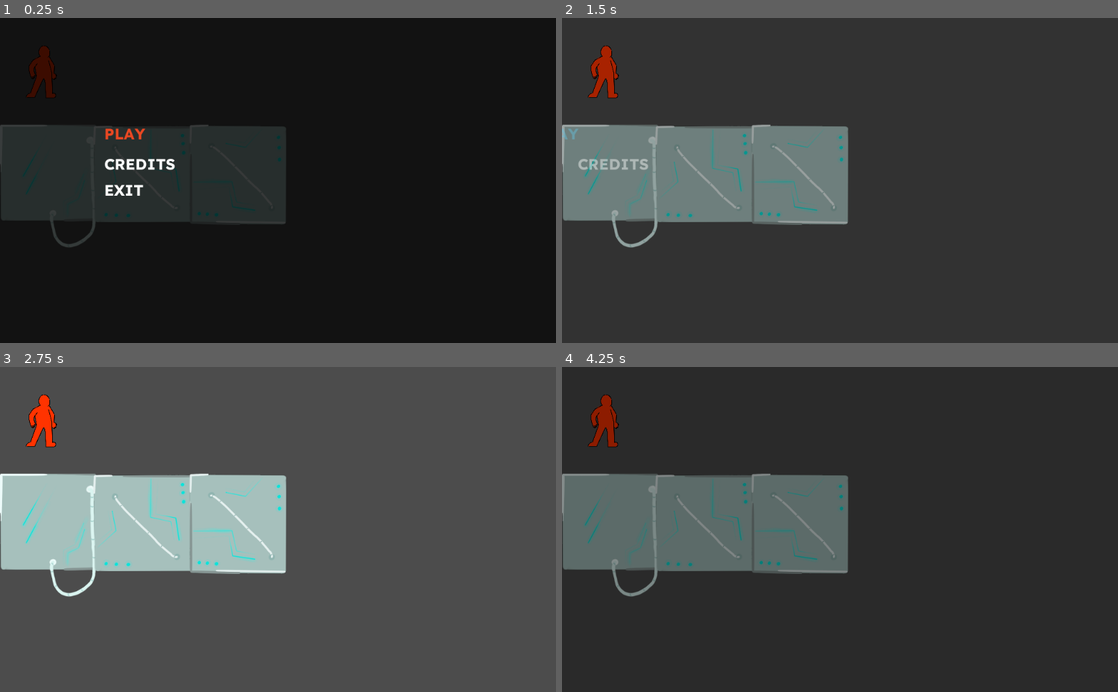
Above: before the commit, frames 1-4 (two rows, left to right).
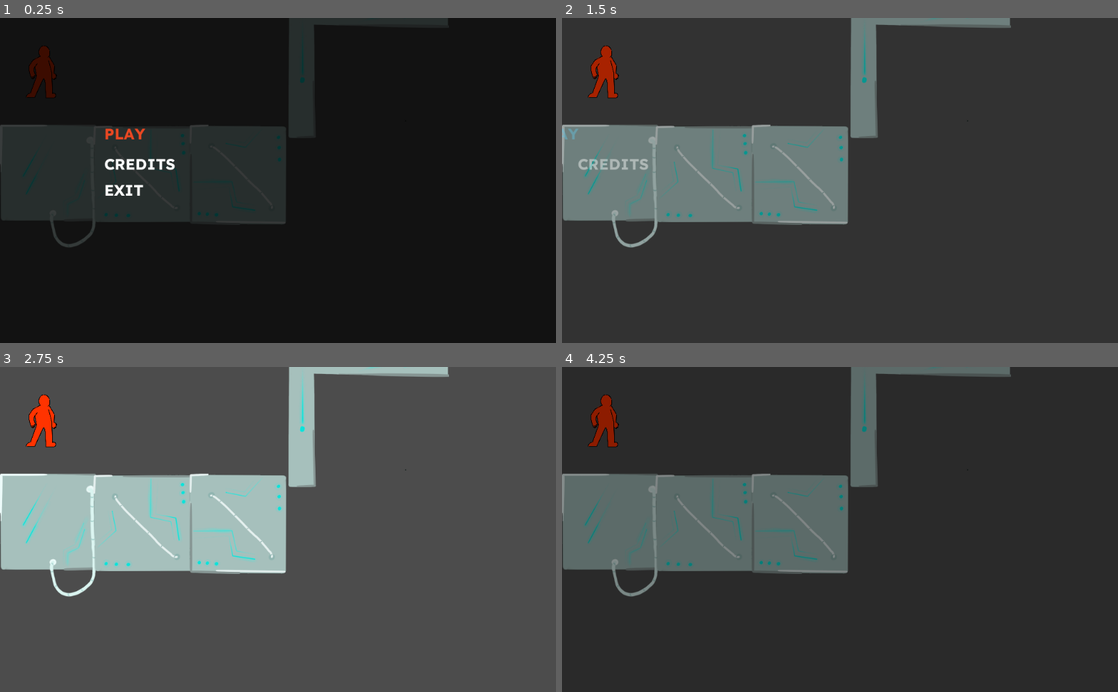
Above: after the commit, the same moments.

Repository: gobggj2022/GGJ-
Game: Godot game, scene res://src/Main/Game.tscn
Same seed, same stepped clock (60 frames per second), same inputs: the game is played once before the commit and once after it.
Inputs:
- Up to frame 1 (0.25 s): no input
- Up to frame 2 (1.5 s): click "PLAY" at 0.5 s; click "PLAY" at 1.25 s
- Up to frame 3 (2.75 s): hold Right (ui_right) from 2.03 s (still down); tap Space (ui_select) at 2.1, 2.27, 2.57 s
- Up to frame 4 (4.25 s): tap Enter at 2.75 s; tap Space (ui_select) at 2.85, 3.02, 3.32, 3.6 s; release Right (ui_right) at 3.53 s; hold Left (ui_left) from 3.53 s (still down)

The runs differ from the first frame. In frame 1, 2.1% of the frame differs, in the area x 52-81%, y 0-37%; in frame 2, 2.4%; in frame 3, 2.4%, in the area x 51-81%, y 0-37%; in frame 4, 2.4%.

Commit message:
improve player movement & add dash

Diff:
--- a/assets/PlayerSprite.tres
+++ b/assets/PlayerSprite.tres
@@ -18,17 +18,18 @@
 [ext_resource path="res://assets/sprites/SPRITES_0008_Jump-3.png" type="Texture" id=16]
 [ext_resource path="res://assets/sprites/SPRITES_0002_Dead-3.png" type="Texture" id=17]
 [ext_resource path="res://assets/sprites/SPRITES_0007_Jump-4.png" type="Texture" id=18]
+[ext_resource path="res://assets/sprites/SPRITES_0_dash.png" type="Texture" id=19]
 
 [resource]
 animations = [ {
-"frames": [ ExtResource( 10 ), ExtResource( 1 ), ExtResource( 9 ), ExtResource( 8 ), ExtResource( 11 ), ExtResource( 12 ), ExtResource( 14 ) ],
+"frames": [ ExtResource( 6 ), ExtResource( 13 ), ExtResource( 16 ), ExtResource( 18 ) ],
+"loop": false,
+"name": "jump",
+"speed": 8.0
+}, {
+"frames": [ ExtResource( 19 ) ],
 "loop": true,
-"name": "run",
-"speed": 9.0
-}, {
-"frames": [ ExtResource( 3 ) ],
-"loop": false,
-"name": "sneak",
+"name": "dash",
 "speed": 5.0
 }, {
 "frames": [ ExtResource( 5 ), ExtResource( 7 ), ExtResource( 17 ), ExtResource( 15 ) ],
@@ -36,13 +37,18 @@
 "name": "death",
 "speed": 5.0
 }, {
-"frames": [ ExtResource( 6 ), ExtResource( 13 ), ExtResource( 16 ), ExtResource( 18 ) ],
+"frames": [ ExtResource( 3 ) ],
 "loop": false,
-"name": "jump",
-"speed": 8.0
+"name": "sneak",
+"speed": 5.0
+}, {
+"frames": [ ExtResource( 10 ), ExtResource( 1 ), ExtResource( 9 ), ExtResource( 8 ), ExtResource( 11 ), ExtResource( 12 ), ExtResource( 14 ) ],
+"loop": true,
+"name": "run",
+"speed": 9.0
 }, {
 "frames": [ ExtResource( 4 ), ExtResource( 2 ) ],
 "loop": true,
 "name": "idle",
-"speed": 5.0
+"speed": 4.0
 } ]
--- a/src/Level/Level.tscn
+++ b/src/Level/Level.tscn
@@ -10,4 +10,4 @@
 tile_set = ExtResource( 1 )
 cell_size = Vector2( 10, 10 )
 format = 1
-tile_data = PoolIntArray( 2555904, 3, 0, 2555939, 4, 0, 2555974, -2147483644, 0 )
+tile_data = PoolIntArray( -524182, -2147483631, 0, 2555904, 3, 0, 2555939, 4, 0, 2555974, -2147483644, 0 )
--- a/src/Player/Player.gd
+++ b/src/Player/Player.gd
@@ -2,11 +2,16 @@
 
 export (int) var run_speed = 100
 export (int) var jump_speed = -400
+export (int) var dash_speed = 1000
+export (int) var dash_time = 0.01 # in seconds
 export (int) var gravity = 1200
 
 onready var sprite = $AnimatedSprite
+onready var dashTimer: Timer = $DashTimer
+onready var sneakHitbox: CollisionShape2D = get_node("SneakCollisionShape2D")
+onready var normalHitbox: CollisionShape2D = get_node("CollisionShape2D")
 
-enum {IDLE, RUN, JUMP}
+enum {IDLE, RUN, JUMP, DASH, SNEAK, DEAD}
 var velocity = Vector2()
 var state: int
 var anim: String
@@ -16,6 +21,9 @@
 	sprite.play('idle')
 
 func change_state(new_state):
+	if new_state != SNEAK:
+		sneakHitbox.disabled = true
+		normalHitbox.disabled = false
 	state = new_state
 	match state:
 		IDLE:
@@ -24,26 +32,48 @@
 			new_anim = 'run'
 		JUMP:
 			new_anim = 'jump'
+		DASH:
+			new_anim = 'dash'
+		SNEAK:
+			new_anim = 'sneak'
+		DEAD:
+			new_anim = 'death'
 	sprite.play(new_anim)
 
 func get_input():
 	velocity.x = 0
 	var jump = Input.is_action_just_pressed('ui_up')
+	var dash = Input.is_action_just_pressed('ui_select') or dashTimer.time_left != 0
 	var right = Input.is_action_pressed('ui_right')
 	var left = Input.is_action_pressed('ui_left')
+	var down = Input.is_action_pressed('ui_down')
 
 	var isJump = state == JUMP
+	var isDash = state == DASH
 
 	if jump and is_on_floor():
 		change_state(JUMP)
 		velocity.y += jump_speed
+	elif dash:
+		if dashTimer.time_left != 0:
+			print(dashTimer.time_left)
+			if sprite.flip_h:
+				velocity.x -= dash_speed
+			else:
+				velocity.x += dash_speed
+		else:
+			dash()
+	elif down:
+		change_state(SNEAK)
+		sneakHitbox.disabled = false
+		normalHitbox.disabled = true
 	elif right:
 		velocity.x += run_speed
 		if not isJump: change_state(RUN)
 	elif left:
 		velocity.x -= run_speed
 		if not isJump: change_state(RUN)
-	elif not isJump: change_state(IDLE)
+	elif not isJump and not isDash: change_state(IDLE)
 
 	if not sprite.flip_h and velocity.x < 0:
 		sprite.flip_h = true
@@ -56,3 +86,13 @@
 	if state == JUMP and is_on_floor() and velocity.y > 0:
 			change_state(IDLE)
 	velocity = move_and_slide(velocity, Vector2(0, -1))
+
+func dash():
+	change_state(DASH)
+	dashTimer.wait_time = 0.2
+	dashTimer.start()
+
+
+
+func _on_DashTimer_timeout():
+	change_state(RUN)
--- a/src/Player/Player.tscn
+++ b/src/Player/Player.tscn
@@ -1,20 +1,28 @@
-[gd_scene load_steps=4 format=2]
+[gd_scene load_steps=5 format=2]
 
 [ext_resource path="res://assets/PlayerSprite.tres" type="SpriteFrames" id=1]
 [ext_resource path="res://src/Player/Player.gd" type="Script" id=2]
 
 [sub_resource type="RectangleShape2D" id=1]
-extents = Vector2( 299, 600 )
+extents = Vector2( 300, 600 )
+
+[sub_resource type="RectangleShape2D" id=2]
+extents = Vector2( 300, 300 )
 
 [node name="Player" type="KinematicBody2D"]
 position = Vector2( 17, 17 )
 motion/sync_to_physics = true
 script = ExtResource( 2 )
 run_speed = 150
+jump_speed = -600
 
 [node name="CollisionShape2D" type="CollisionShape2D" parent="."]
 position = Vector2( 40, -18 )
 shape = SubResource( 1 )
+
+[node name="SneakCollisionShape2D" type="CollisionShape2D" parent="."]
+position = Vector2( 40, 275 )
+shape = SubResource( 2 )
 
 [node name="PlatformDetector" type="RayCast2D" parent="."]
 enabled = true
@@ -23,4 +31,10 @@
 
 [node name="AnimatedSprite" type="AnimatedSprite" parent="."]
 frames = ExtResource( 1 )
-animation = "idle"
+animation = "dash"
+
+[node name="DashTimer" type="Timer" parent="."]
+wait_time = 1.5
+one_shot = true
+
+[connection signal="timeout" from="DashTimer" to="." method="_on_DashTimer_timeout"]
Not shown: 1 places in assets/PlayerSprite.tres that only renumber resources
Binary file added: assets/sprites/SPRITES_0_dash.png
Not shown, added: assets/sprites/SPRITES_0_dash.png.import
Not shown, added: assets/sprites/dash_red.png.import
